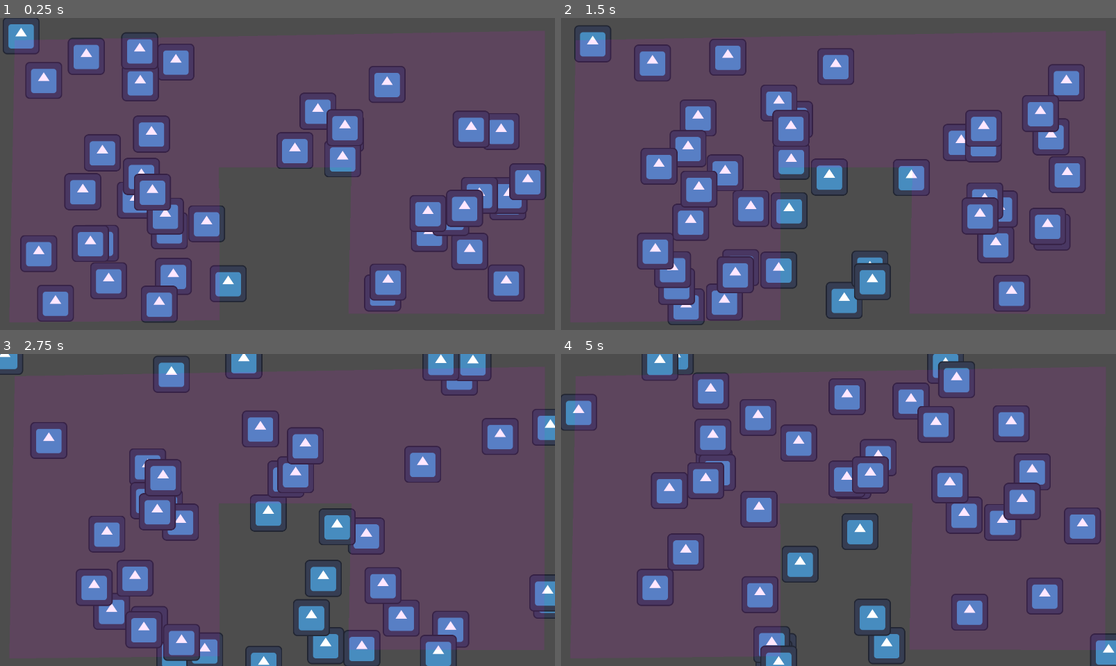
Above: before the commit, frames 1-4 (two rows, left to right).
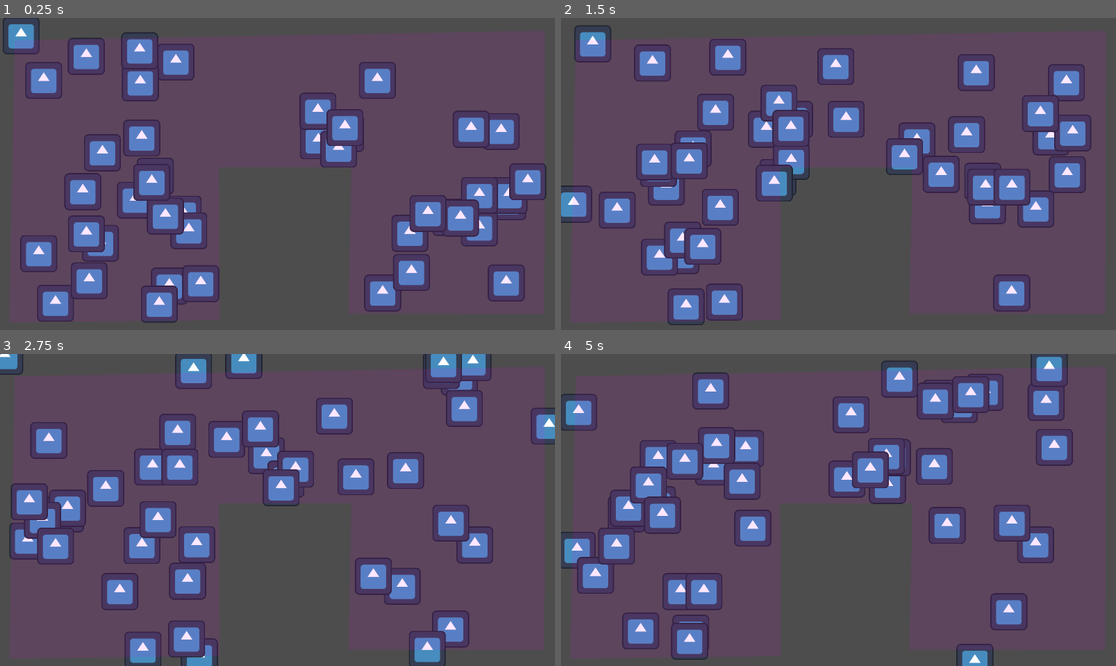
Above: after the commit, the same moments.

Repository: kscd/masquerade-ball-heist
Game: Godot game, scene res://scenes/spawner_test.tscn
Two runs of this game, one before a commit and one after it. Both use one fixed random seed, a clock stepped at 60 frames per second and the inputs below. The engine's default icon, where the game draws it, is replaced by a stand-in: a white triangle on a blue panel in a dark square.
Inputs (mouse positions are in pixels of both pictures, inside the frame that each line leads up to):
- Up to frame 1 (0.25 s): no input
- Up to frame 2 (1.5 s): move the mouse to (960, 158) at 0.52 s; hold D (right) 0.53-1.28 s; click (960, 158) at 0.67 s; move the mouse to (727, 189) at 1.27 s; hold S (down) from 1.28 s (still down)
- Up to frame 3 (2.75 s): move the mouse to (333, 441) at 2.02 s; release S (down) at 2.03 s; hold D (right) from 2.03 s (still down)
- Up to frame 4 (5 s): move the mouse to (810, 572) at 2.77 s; release D (right) at 2.78 s; hold W (up) 2.78-3.53 s; click (810, 572) at 2.92 s; move the mouse to (1005, 556) at 3.52 s; hold A (left) from 3.53 s (still down); move the mouse to (672, 463) at 4.27 s

The runs differ from the first frame. In frame 1, 8.6% of the frame differs, in the area x 12-90%, y 14-92%; in frame 2, 16%; in frame 3, 21%; in frame 4, 25%, in the area x 0-100%, y 0-100%.

Commit message:
feat: update spawner_test scene

Diff:
--- a/scenes/spawner_test.tscn
+++ b/scenes/spawner_test.tscn
@@ -37,6 +37,9 @@
 [node name="CollisionPolygon2D5" type="CollisionPolygon2D" parent="StaticBody2D" unique_id=2020377308]
 polygon = PackedVector2Array(2111, 1284, 1918, 1087, 1920, -53, 2156, -248)
 
+[node name="CollisionPolygon2D6" type="CollisionPolygon2D" parent="StaticBody2D" unique_id=1921751558]
+polygon = PackedVector2Array(770, 1163, 760, 514, 1197, 524, 1199, 1204)
+
 [node name="Polygon2D" type="Polygon2D" parent="." unique_id=2090420400]
 color = Color(1, 0, 1, 0.09411765)
 invert_border = 0.1
